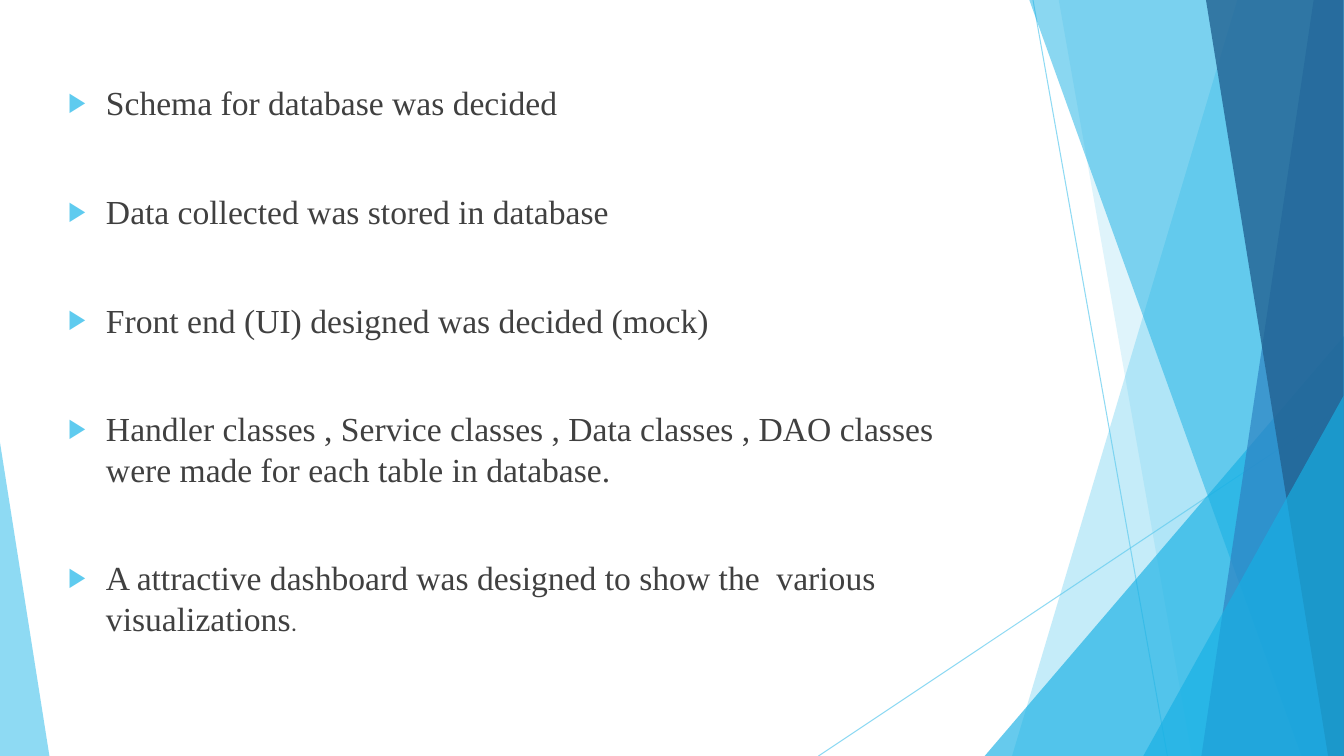
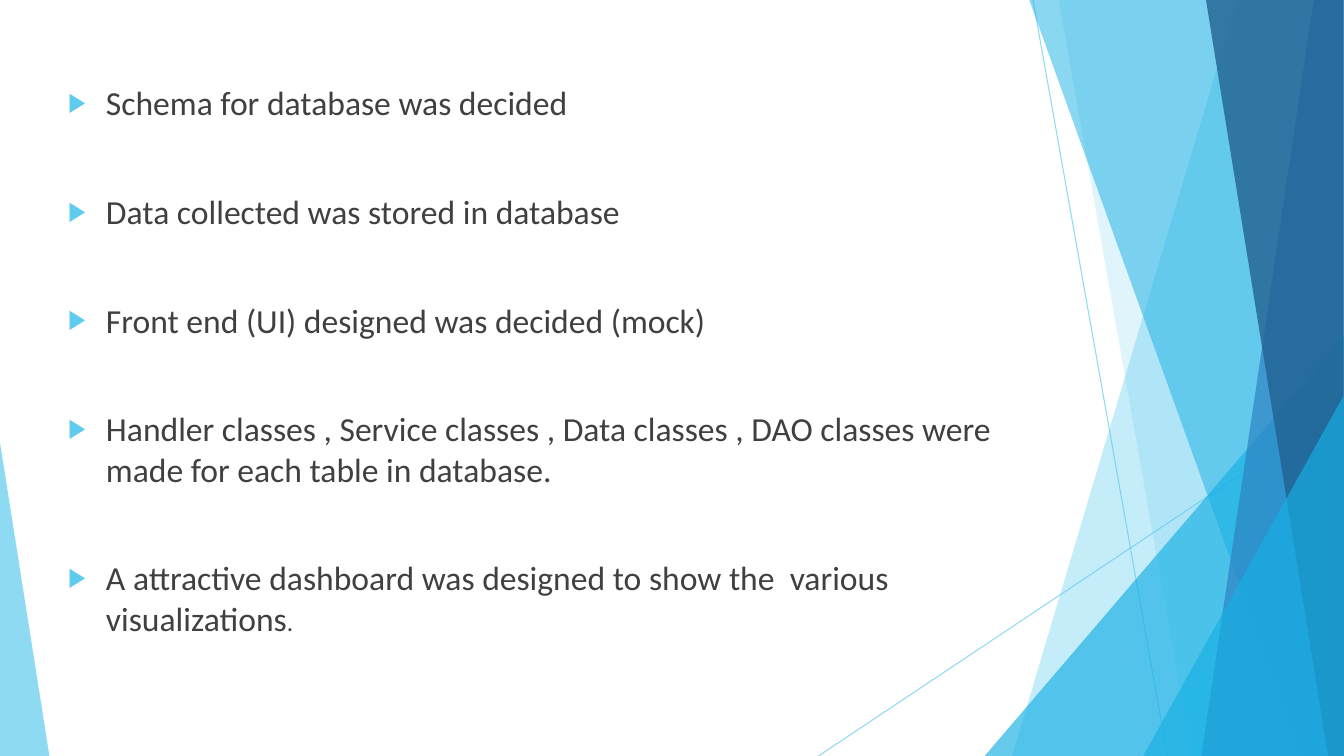
Before and after one commit to theshubhamp-zz/HAD, a slide deck: slide 4 of docs/HAD project.pptx. Drawn at 1344x756 pixels with LibreOffice and Linux fonts; fonts in the diff are those of the drawing. Boxes give left, top, right and bottom in pixels: in the first picture for what was removed or moved away, otherwise in the second. Text is boxed around its words. In the diff, an @@ line names an element or a change of style, - is before the commit and + after.

```diff
--- a/docs/HAD project.pptx
+++ b/docs/HAD project.pptx
@@ text "Schema for database was decided" at (106,91,990,632): font Times New Roman to Calibri; font Roboto to Calibri in "visualizations." @@
```
Also in this commit, not shown: 11 other slides changed, 5 slides added, 1 slide removed.
